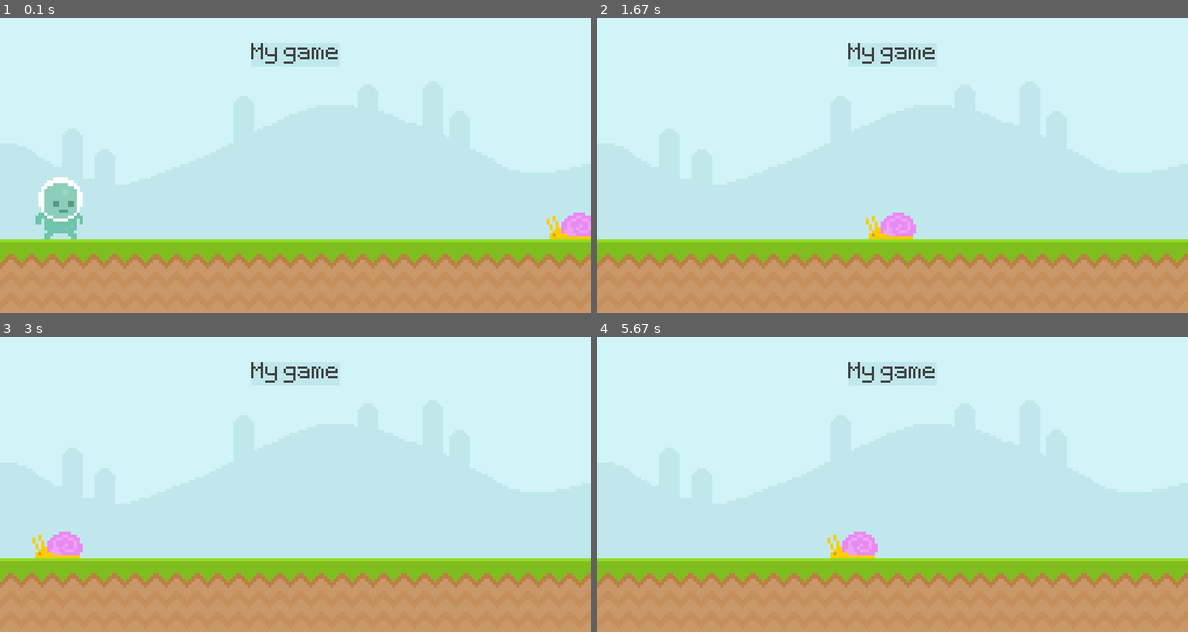
Above: before the commit, frames 1-4 (two rows, left to right).
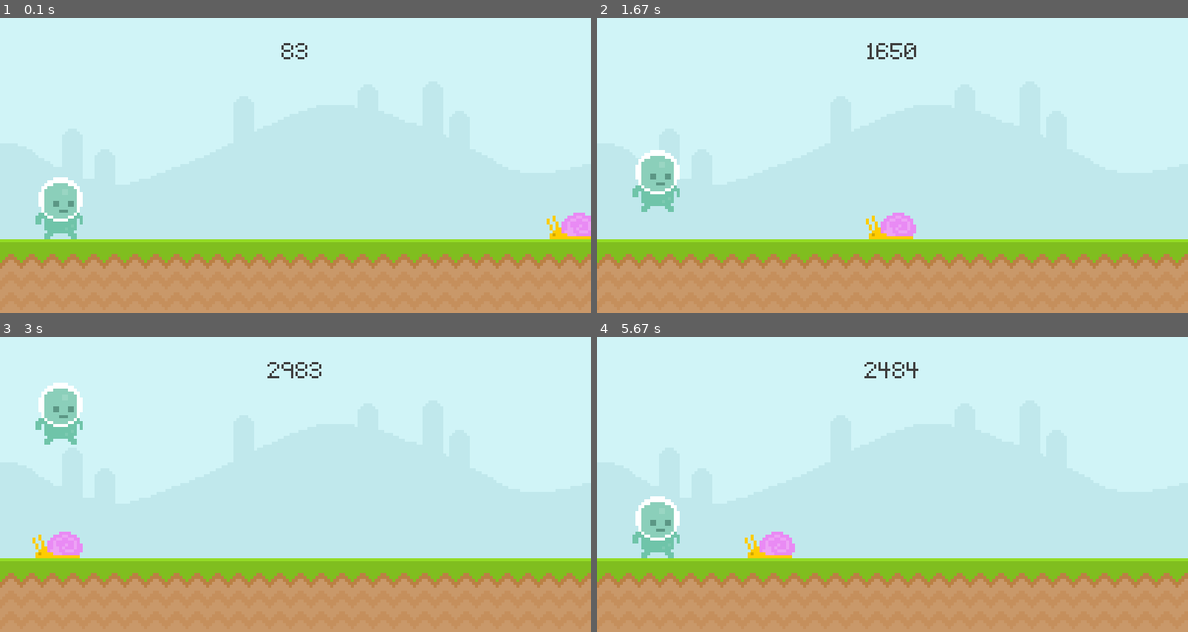
Above: after the commit, the same moments.

Repository: PierreTanZY/Pygame-testing
Game: pygame game, started from test1.py
The game is run twice, just before and just after one commit, with the same random seed, the same clock (stepped at 60 frames per second) and the same inputs.
Inputs (mouse positions are in pixels of both pictures, inside the frame that each line leads up to):
- Up to frame 1 (0.1 s): no input
- Up to frame 2 (1.67 s): tap Space at 0.33, 1.4 s; click (656, 71) at 0.72 s; click (656, 206) at 1.05 s
- Up to frame 3 (3 s): tap Space at 1.7, 2.23, 2.53, 2.73 s
- Up to frame 4 (5.67 s): tap Space at 3.17, 3.3, 4.07, 4.47, 4.9 s

The runs differ from the first frame. In frame 1, 0.3% of the frame differs, in the area x 42-58%, y 8-16%; in frame 2, 1.6%; in frame 3, 1.6%; in frame 4, 2.8%, in the area x 6-58%, y 8-75%.

Commit message:
updated test1.py

Diff:
--- a/test1.py
+++ b/test1.py
@@ -1,7 +1,12 @@
 # following youtube tutorial, 'https://www.youtube.com/watch?v=AY9MnQ4x3zk'
-
 from sys import exit
 import pygame
+
+def display_score():
+    current_time = pygame.time.get_ticks() - start_time
+    score_surface = score_font.render(str(current_time), False, (64, 64, 64)).convert()
+    score_rect = score_surface.get_rect(center = (400, 50))
+    screen.blit(score_surface, score_rect)
 
 pygame.init()
 screen = pygame.display.set_mode((800, 400))
@@ -10,6 +15,9 @@
 
 # initialise variables
 player_gravity = 0
+player_isOnGround = False
+game_active = True
+start_time = 0
 
 # initialise font
 score_font = pygame.font.Font(('font/Pixeltype.ttf'), 50)
@@ -17,12 +25,10 @@
 # initialise surfaces
 sky_surface = pygame.image.load('graphics/Sky.png').convert()
 ground_surface = pygame.image.load('graphics/ground.png').convert()
-score_surface = score_font.render('My game', False, (64, 64, 64)).convert()
 snail_surface = pygame.image.load('graphics/snail/snail1.png').convert_alpha()
 player_surface = pygame.image.load('graphics/player/player_walk_1.png').convert_alpha()
 
 # initialise rectangles
-score_rect = score_surface.get_rect(center = (400, 50))
 snail_rect = snail_surface.get_rect(midbottom = (800, 300))
 player_rect = player_surface.get_rect(midbottom = (80, 300))
 
@@ -34,35 +40,60 @@
             pygame.quit()
             exit()
 
-        # check for mouse click on player
-        if event.type == pygame.MOUSEBUTTONDOWN:
-            if (player_rect.collidepoint(event.pos)):
-                player_gravity = -20
+        # player is alive
+        if game_active:
+            # check for mouse click on player
+            if event.type == pygame.MOUSEBUTTONDOWN:
+                if (player_rect.collidepoint(event.pos)):
+                    if player_isOnGround:
+                        player_gravity = -20
 
-        # check for player jump
-        if event.type == pygame.KEYDOWN:
-            if event.key == pygame.K_SPACE:
-                player_gravity = -20
+            # check for player jump
+            if event.type == pygame.KEYDOWN:
+                if event.key == pygame.K_SPACE:
+                    if player_isOnGround:
+                        player_gravity = -20
 
-    # display surfaces
-    screen.blit(sky_surface, (0,0))
-    screen.blit(ground_surface, (0,300))
-    pygame.draw.rect(screen, '#c0e8ec', score_rect)
-    screen.blit(score_surface, score_rect)
+        # player is dead
+        else:
+            # restart game
+            if event.type == pygame.KEYDOWN:
+                if event.key == pygame.K_SPACE:
+                    snail_rect.x = 800
+                    game_active = True
+                    start_time = pygame.time.get_ticks()
 
-    # snail movement
-    if (snail_rect.x < -100):
-        snail_rect.x = 800
+    # player is alive
+    if game_active:
+        # display surfaces
+        screen.blit(sky_surface, (0,0))
+        screen.blit(ground_surface, (0,300))
+        display_score()
+
+        # snail movement
+        if (snail_rect.x < -100):
+            snail_rect.x = 800
+        else:
+            snail_rect.left -= 4
+        screen.blit(snail_surface, snail_rect)
+
+        # player
+        player_gravity += 1
+        player_rect.y += player_gravity
+        player_isOnGround = False
+        if player_rect.bottom >= 300:
+            player_rect.bottom = 300
+            player_isOnGround = True
+        screen.blit(player_surface, player_rect)
+
+        # collision
+        if snail_rect.colliderect(player_rect):
+            game_active = False
+
+    # player is dead
     else:
-        snail_rect.left -= 4
-    screen.blit(snail_surface, snail_rect)
+        screen.fill('Black')
 
-    # player
-    player_gravity += 1
-    player_rect.y += player_gravity
-    if player_rect.bottom >= 300:
-        player_rect.bottom = 300
-    screen.blit(player_surface, player_rect)
 
     # update frames
     pygame.display.update()
